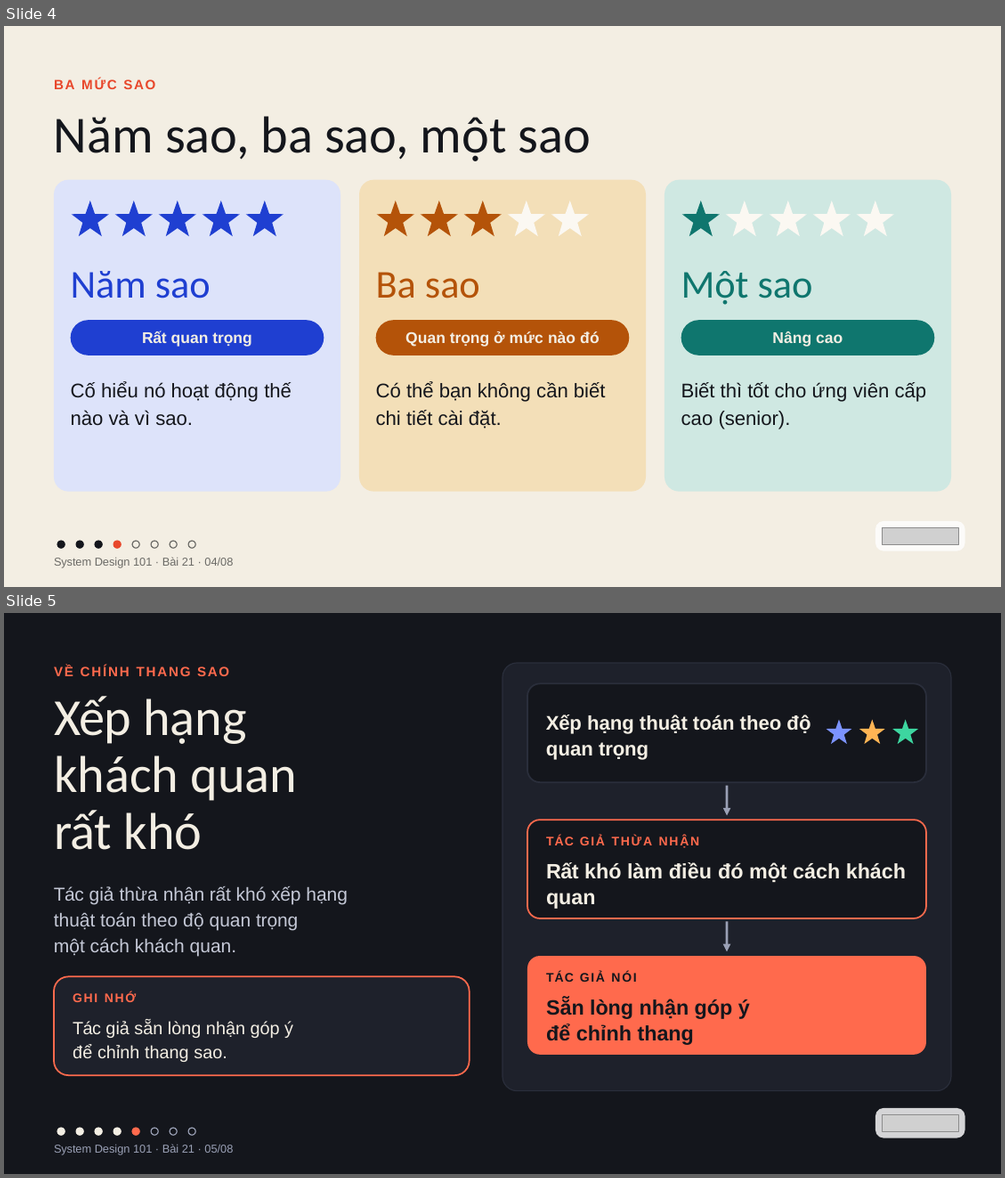
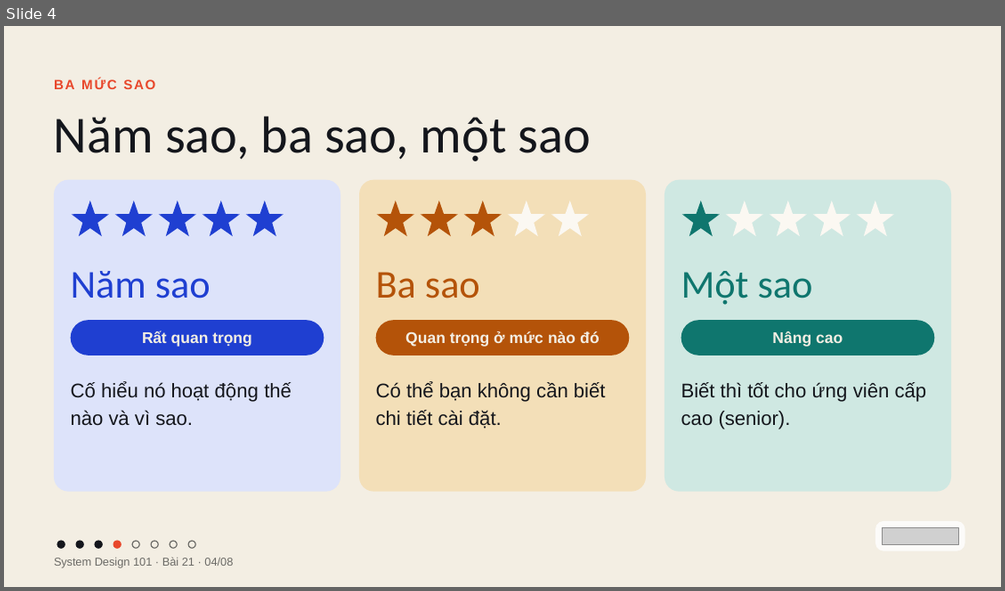
Before and after one commit to vohoailinh90/tool-marketing-studio, a slide deck: system-design-101/vi/lessons/sd-10-021/slides/sd-10-021.pptx. Shown one above the other, each under a label of ours: slides 4 and 5 before the commit, slide 4 after it. The pictures are 1005x1178 and 1005x591 pixels, drawn with LibreOffice and Linux fonts; fonts in the diff are those of the drawing; grey boxes stand for pictures. Boxes give left, top, right and bottom in pixels: in the first picture for what was removed or moved away, otherwise in the second. Text is boxed around its words. In the diff, an @@ line names an element or a change of style, - is before the commit and + after.

```diff
--- a/system-design-101/vi/lessons/sd-10-021/slides/sd-10-021.pptx
+++ b/system-design-101/vi/lessons/sd-10-021/slides/sd-10-021.pptx
@@ slide 5 removed at (4, 613, 1001, 1174), background #14161C @@
@@ text removed at (54, 665, 229, 676) @@
-VỀ CHÍNH THANG SAO
@@ rounded rectangle removed at (502, 663, 951, 1090) @@
@@ rounded rectangle removed at (527, 684, 926, 782) @@
@@ text removed at (54, 696, 298, 850) @@
-Xếp hạng
-khách quan
-rất khó
@@ text removed at (546, 714, 810, 760) @@
-Xếp hạng thuật toán theo độ quan trọng
@@ freeform shape removed at (825, 720, 852, 744) @@
@@ freeform shape removed at (859, 720, 885, 744) @@
@@ freeform shape removed at (892, 720, 919, 744) @@
@@ arrow removed from (727, 786) to (727, 815) @@
@@ rounded rectangle removed at (527, 819, 926, 918) @@
@@ text removed at (546, 835, 574, 845) @@
-TÁC GIẢ THỪA NHẬN
@@ text removed at (546, 862, 906, 908) @@
-Rất khó làm điều đó một cách khách quan
@@ text removed at (54, 886, 348, 957) @@
-Tác giả thừa nhận rất khó xếp hạng
-thuật toán theo độ quan trọng
-một cách khách quan.
@@ arrow removed from (727, 922) to (727, 951) @@
@@ rounded rectangle removed at (527, 956, 926, 1054) @@
@@ rounded rectangle removed at (54, 976, 469, 1075) @@
@@ text removed at (546, 971, 574, 981) @@
-TÁC GIẢ NÓI
@@ text removed at (73, 992, 137, 1002) @@
-GHI NHỚ
@@ text removed at (546, 997, 750, 1045) @@
-Sẵn lòng nhận góp ý
-để chỉnh thang
@@ text removed at (73, 1021, 293, 1062) @@
-Tác giả sẵn lòng nhận góp ý
-để chỉnh thang sao.
@@ rounded rectangle removed at (875, 1108, 965, 1138) @@
@@ picture removed at (882, 1114, 958, 1131) @@
@@ text removed at (54, 1143, 233, 1155) @@
-System Design 101 · Bài 21 · 05/08
@@ ellipse removed at (57, 1127, 65, 1135) @@
@@ ellipse removed at (76, 1127, 84, 1135) @@
@@ ellipse removed at (95, 1127, 102, 1135) @@
@@ ellipse removed at (113, 1127, 121, 1135) @@
@@ ellipse removed at (132, 1127, 139, 1135) @@
@@ ellipse removed at (151, 1127, 159, 1135) @@
@@ ellipse removed at (170, 1127, 177, 1135) @@
@@ ellipse removed at (188, 1127, 196, 1135) @@
```
Also in this commit, not shown: 5 slides changed, 1 slide added, 4 other files.
